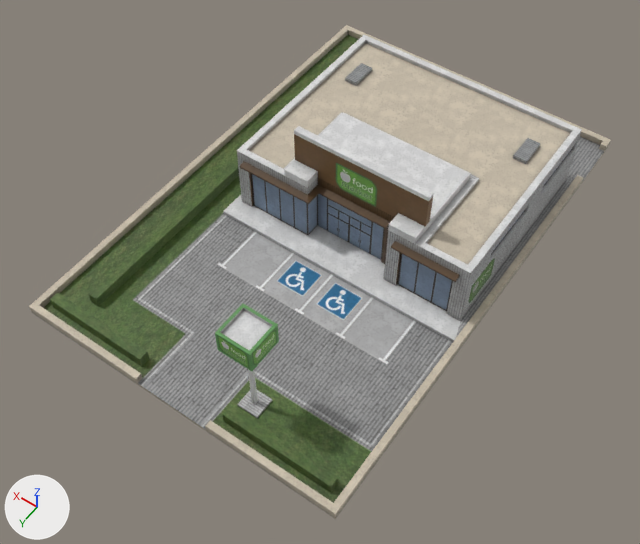
The FBX model Assets/XanaBuilder Assets/Models/BLD/12_ModernBuilding/BLD1210032_FoodMarket/BLD1210032.fbx, before and after one commit.
The view is the same before and after, from a camera (50 mm lens) standing at (-30.9, 46.8, 64.1) and looking at (-2.1, 6.5, 0.8). Every picture has the same lights, and +X, +Y and +Z are marked at lower left. Objects named as collision shapes, trigger or cutter boxes, shadow casters or lower levels of detail are left out. Where no turn or scale is listed for an object, it has been applied to the vertices.

Names of what the first picture shows: 'smBLD1210032'.
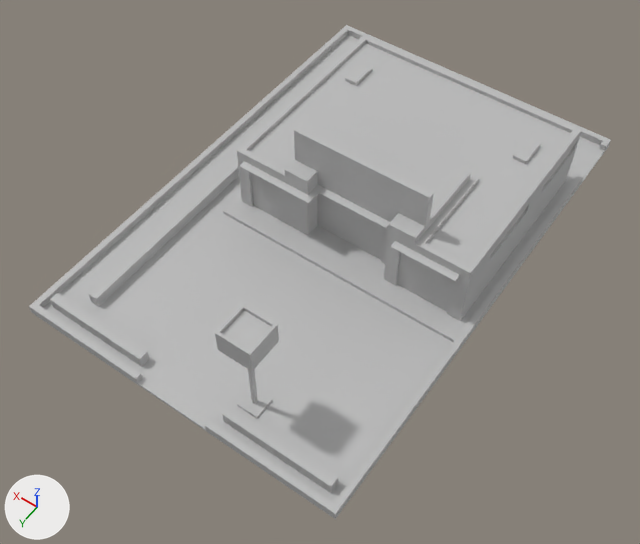
The edits, one by one:
In material 'mtBLD1210032_PlaceMode' (mat_mtbld1210032_placemode), texture is no longer img_txbld1210032_diffuse_png.
In material 'mtBLD1210032_PlaceMode' (mat_mtbld1210032_placemode), base_color is now set to (0.5, 0.5, 0.5), grey #bcbcbc.

Pixel boxes (x1, y1, x2, y2) of what changed, in the pictures (640 x 544 px):
'smBLD1210032', surface changed: (29, 25, 611, 519) in both
